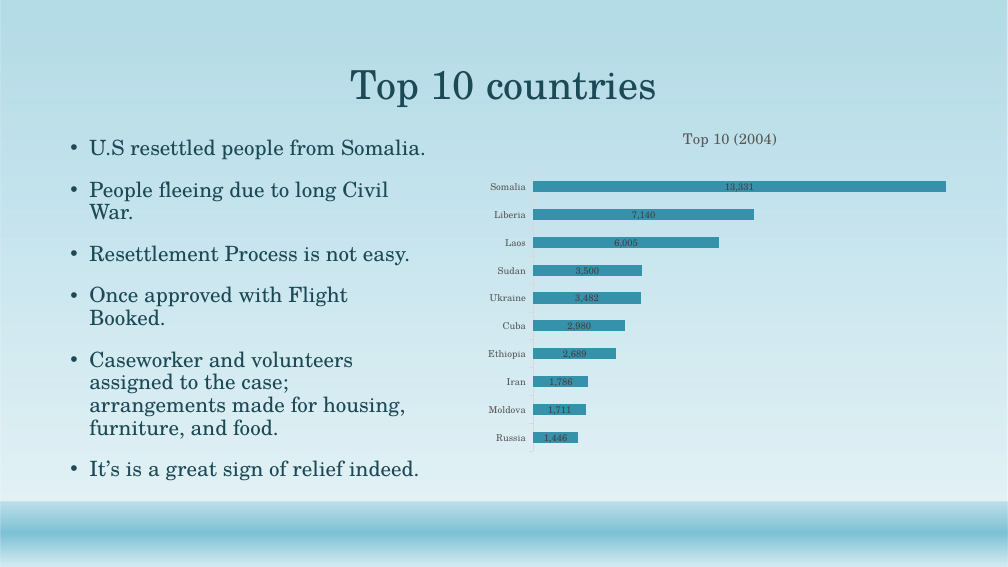
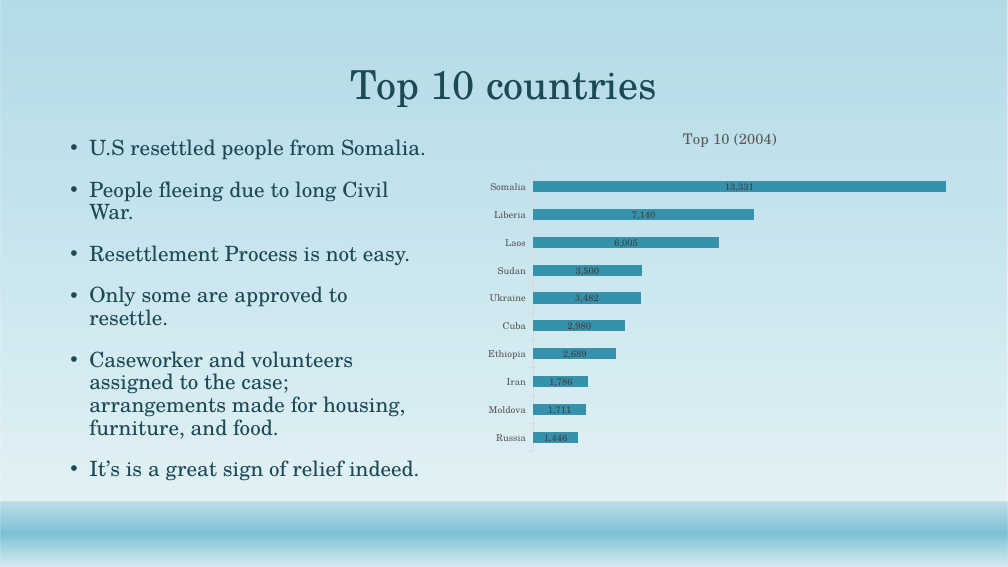
Before and after one commit to Abdullah0930/Refugee-Immigrants-to-U.S, a slide deck: slide 5 of Capstone/Refugees in U.S.pptx. Drawn at 1008x567 pixels with LibreOffice and Linux fonts; fonts in the diff are those of the drawing; background and template pictures are left out. Boxes give left, top, right and bottom in pixels: in the first picture for what was removed or moved away, otherwise in the second. Text is boxed around its words. In the diff, an @@ line names an element or a change of style, - is before the commit and + after.

```diff
--- a/Capstone/Refugees in U.S.pptx
+++ b/Capstone/Refugees in U.S.pptx
@@ text at (89, 286, 348, 326): text changed @@
-• Once approved with Flight Booked.
+• Only some are approved to resettle.
```
Also in this commit, not shown: 8 other slides changed, 1 slide added, 17 other files.
